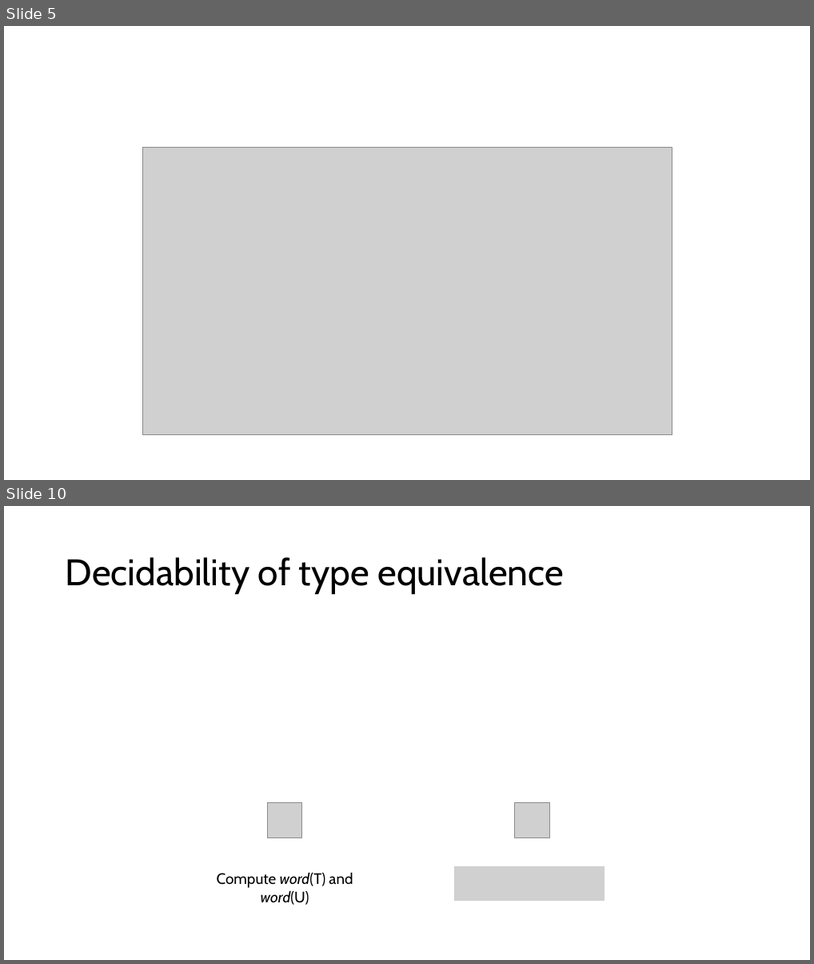
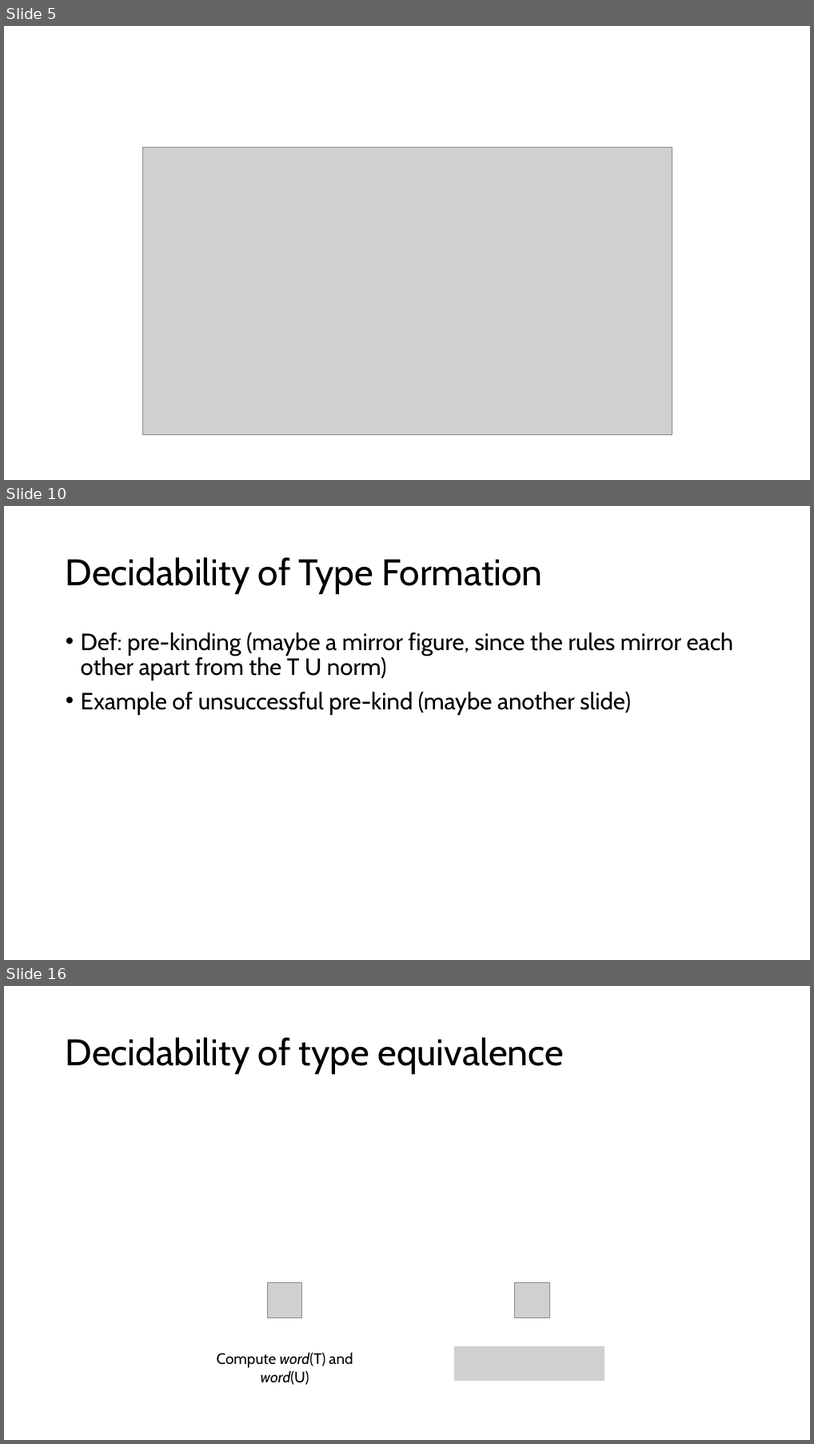
Before and after one commit to inesgarciaslopes/type-operators, a slide deck: latex/Inforum/slides/presentation.pptx. Shown one above the other, each under a label of ours: slides 5 and 10 before the commit, slides 5, 10 and 16 after it; the slides between them are not shown. The pictures are 814x964 and 814x1444 pixels, drawn with LibreOffice and Linux fonts; fonts in the diff are those of the drawing; grey boxes stand for pictures. Boxes give left, top, right and bottom in pixels: in the first picture for what was removed or moved away, otherwise in the second. Text is boxed around its words. In the diff, an @@ line names an element or a change of style, - is before the commit and + after.

```diff
--- a/latex/Inforum/slides/presentation.pptx
+++ b/latex/Inforum/slides/presentation.pptx
@@ slide 10 added at (x1=4, y1=506, x2=810, y2=960), background #FFFFFF @@
@@ title added at (x1=66, y1=557, x2=543, y2=594), 44 pt, text #000000 @@
+Decidability of Type Formation
@@ text added at (x1=81, y1=632, x2=734, y2=715), 28 pt, text #000000 @@
+• Def: pre-kinding (maybe a mirror figure, since the rules mirror each other apart from the T U norm)
+• Example of unsuccessful pre-kind (maybe another slide)
@@ what was slide 10 is now slide 16 @@
```
Also in this commit, not shown: 3 slides changed, 8 other slides added, 3 slides removed.
